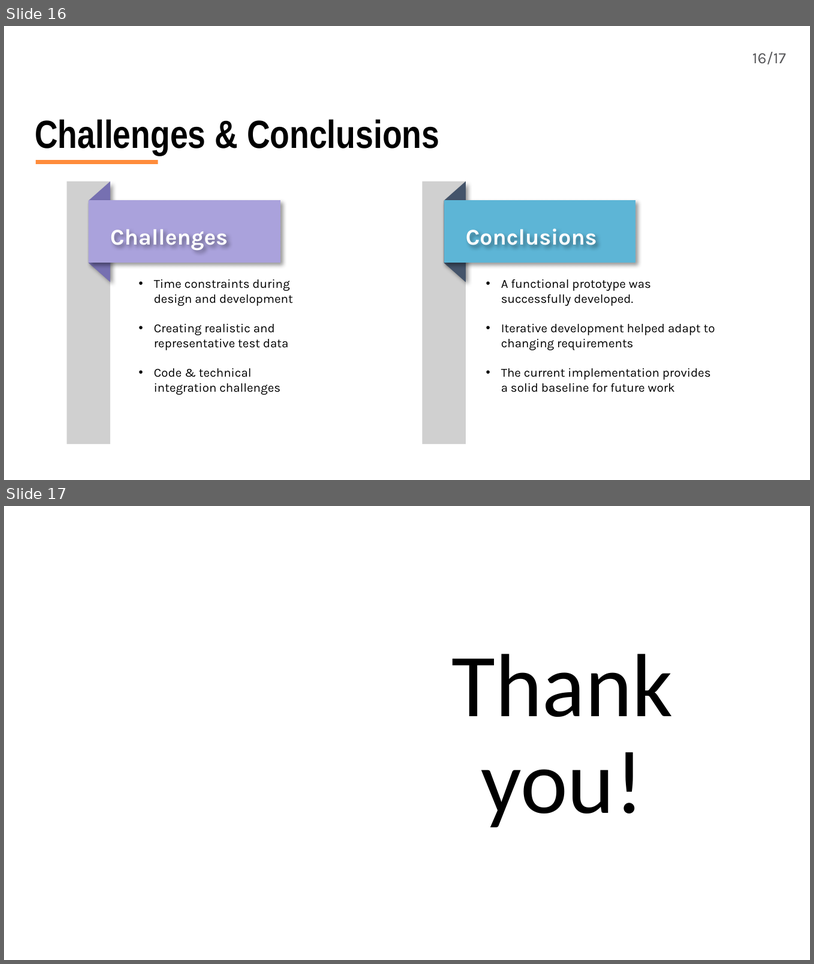
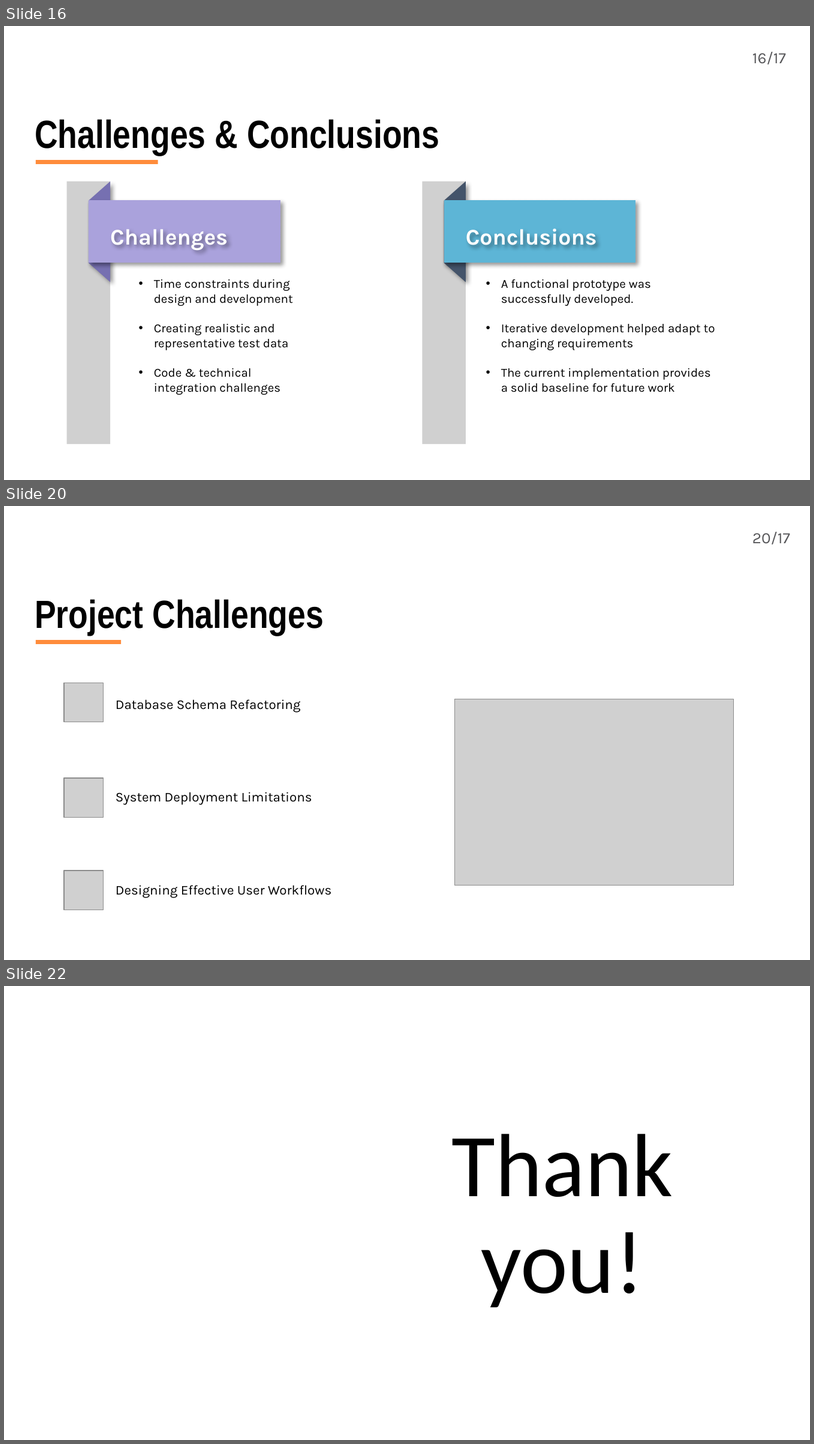
Before and after one commit to JeedaKotob/courseGenie, a slide deck: Fall2025/Deliverable3/Presentation/Deliverabe3_PPT_CourseGenie+.pptx. Shown one above the other, each under a label of ours: slides 16 and 17 before the commit, slides 16, 20 and 22 after it; the slides between them are not shown. The pictures are 814x964 and 814x1444 pixels, drawn with LibreOffice and Linux fonts; fonts in the diff are those of the drawing; grey boxes stand for pictures; background and template pictures are left out. Boxes give left, top, right and bottom in pixels: in the first picture for what was removed or moved away, otherwise in the second. Text is boxed around its words. In the diff, an @@ line names an element or a change of style, - is before the commit and + after.

```diff
--- a/Fall2025/Deliverable3/Presentation/Deliverabe3_PPT_CourseGenie+.pptx
+++ b/Fall2025/Deliverable3/Presentation/Deliverabe3_PPT_CourseGenie+.pptx
@@ slide 20 added at (x1=4, y1=506, x2=810, y2=960), background picture (left out); not listed: 1 template element that a slide beside it also shows @@
@@ title added at (x1=35, y1=599, x2=324, y2=635), 35 pt, text #000000, bold @@
+Project Challenges
@@ rectangle added at (x1=35, y1=640, x2=121, y2=644), fill #FF8C3B @@
@@ freeform shape added at (x1=51, y1=661, x2=372, y2=744), fill #FFFFFF @@
@@ picture added at (x1=63, y1=682, x2=103, y2=722) @@
@@ text added at (x1=116, y1=699, x2=300, y2=712), 12 pt, text #000000 @@
+Database Schema Refactoring
@@ picture added at (x1=455, y1=699, x2=734, y2=885) @@
@@ freeform shape added at (x1=51, y1=756, x2=372, y2=839), fill #FFFFFF @@
@@ picture added at (x1=63, y1=778, x2=103, y2=817) @@
@@ text added at (x1=116, y1=792, x2=312, y2=805), 12 pt, text #000000 @@
+System Deployment Limitations
@@ freeform shape added at (x1=51, y1=851, x2=372, y2=934), fill #FFFFFF @@
@@ picture added at (x1=63, y1=870, x2=103, y2=910) @@
@@ text added at (x1=116, y1=885, x2=332, y2=898), 12 pt, text #000000 @@
+Designing Effective User Workflows
@@ what was slide 17 is now slide 22 @@
```
Also in this commit, not shown: 4 other slides added, 11 other files.
